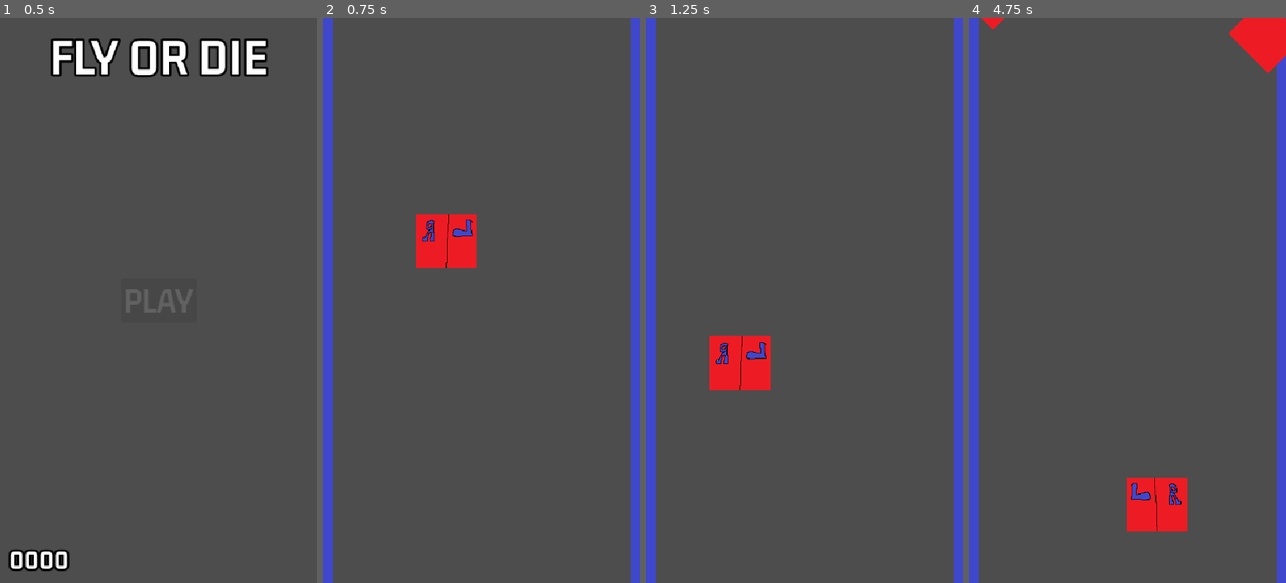
Above: before the commit, frames 1-4 (left to right).
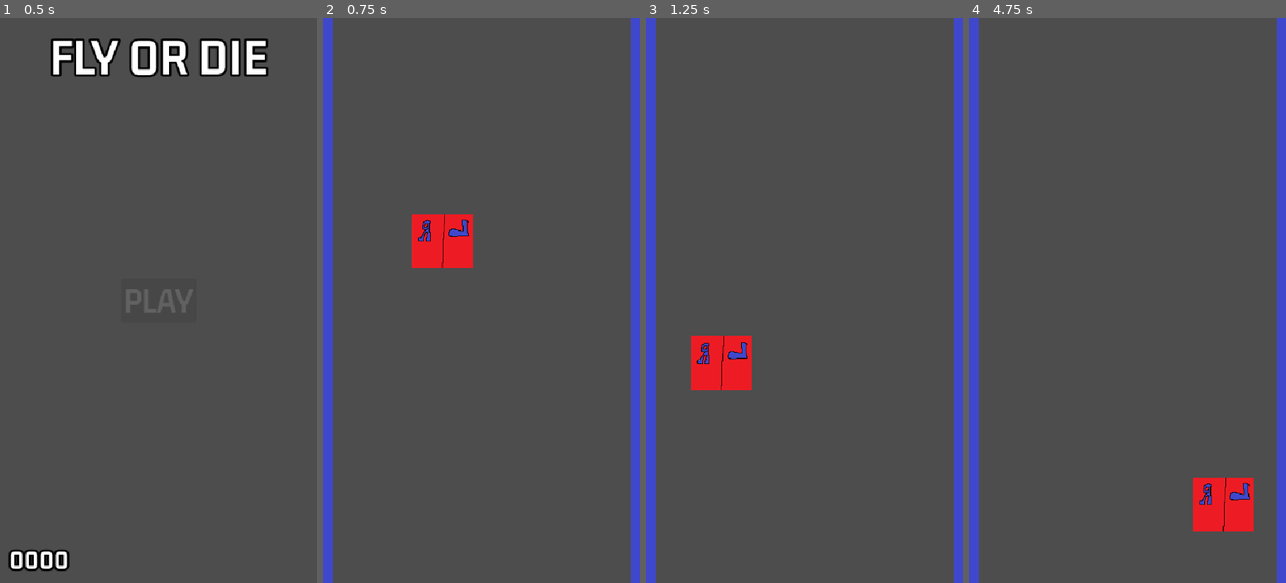
Above: after the commit, the same moments.

Repository: atknony/fly_or_die
Game: Godot game, scene res://Scenes/main_menu.tscn
The game is run twice, just before and just after one commit, with the same random seed, the same clock (stepped at 60 frames per second) and the same inputs.
Inputs (mouse positions are in pixels of both pictures, inside the frame that each line leads up to):
- Up to frame 1 (0.5 s): no input
- Up to frame 2 (0.75 s): click "PLAY" at 0.5 s
- Up to frame 3 (1.25 s): no input
- Up to frame 4 (4.75 s): move the mouse to (1197, 272) at 1.27 s; click (1197, 272) at 1.52 s; move the mouse to (1064, 328) at 2.02 s; click (1064, 328) at 2.27 s; move the mouse to (1159, 176) at 2.77 s; move the mouse to (1111, 413) at 3.52 s; click (1111, 413) at 3.77 s; move the mouse to (1222, 385) at 4.27 s; click (1222, 385) at 4.52 s

Frame 1 is identical in both runs. In frame 2, 0.6% of the frame differs, in the area x 28-49%, y 34-45%; in frame 3, 1.4%; in frame 4, 4.9%, in the area x 4-100%, y 0-91%.

Commit message:
BALANS LAZIM

Diff:
--- a/Scenes/game.tscn
+++ b/Scenes/game.tscn
@@ -43,13 +43,13 @@
 [node name="Spawner" type="Node" parent="."]
 
 [node name="leftupper" type="Marker2D" parent="Spawner"]
-position = Vector2(0, -160)
+position = Vector2(16, -160)
 
 [node name="leftlower" type="Marker2D" parent="Spawner"]
-position = Vector2(0, -40)
+position = Vector2(16, -40)
 
-[node name="Spawntimer" type="Timer" parent="Spawner"]
-wait_time = 3.0
+[node name="SpawnerTimer" type="Timer" parent="Spawner"]
+wait_time = 4.5
 autostart = true
 
 [node name="spike_holder" type="Node" parent="Spawner"]
@@ -66,4 +66,4 @@
 shape = SubResource("WorldBoundaryShape2D_3dryh")
 
 [connection signal="body_entered" from="walls" to="." method="_on_player_bumped_walls"]
-[connection signal="timeout" from="Spawner/Spawntimer" to="." method="_on_spawntimer_timeout"]
+[connection signal="timeout" from="Spawner/SpawnerTimer" to="." method="_on_spawntimer_timeout"]
--- a/Scripts/game.gd
+++ b/Scripts/game.gd
@@ -1,7 +1,15 @@
 extends Node2D
 
 const SPIKE = preload("res://Scenes/spike.tscn")
+const SPIKE_HEIGHT = 50
 
+var new_wait_time
+var spike_speed = 80
+var counter = 0
+
+@onready var min_time = 1.0
+@onready var max_time = 2.0
+@onready var spawner_timer: Timer = $Spawner/SpawnerTimer
 @onready var player: CharacterBody2D = $Player
 @onready var leftupper: Marker2D = $Spawner/leftupper
 @onready var leftlower: Marker2D = $Spawner/leftlower
@@ -13,16 +21,19 @@
 
 func spawn_spike() -> void:
 	var new_spike = SPIKE.instantiate()
-	var y_position: float = randf_range(leftupper.position.y,leftlower.position.y)
-	new_spike.position = Vector2(506,y_position)
+	if (counter % 2) == 0:
+		new_spike.position = Vector2(524,-50)
+	else:
+		new_spike.position = Vector2(16,-50)
 	spike_holder.add_child(new_spike)
-	y_position = randf_range(leftupper.position.y,leftlower.position.y)
-	new_spike = SPIKE.instantiate()
-	new_spike.position = Vector2(37,y_position)
-	spike_holder.add_child(new_spike)
-
-
-
+	counter += 1
+	spike_speed += 10
+	for spike in spike_holder.get_children():
+		spike.SPEED = spike_speed
 
 func _on_spawntimer_timeout() -> void:
+	min_time = (SPIKE_HEIGHT + 100)/spike_speed
+	max_time = ((SPIKE_HEIGHT + 100)/spike_speed) + 1
+	new_wait_time = randf_range(min_time,max_time)
 	spawn_spike()
+	spawner_timer.wait_time = new_wait_time
--- a/Scripts/player.gd
+++ b/Scripts/player.gd
@@ -1,12 +1,14 @@
 extends CharacterBody2D
 
 var gravity: float = ProjectSettings.get("physics/2d/default_gravity")
-const speed = 100
+var hold_time := 0.0
+
+const speed = 150
 const JUMP_FORCE = -350
 const HOLD_FORCE = -700
 const HOLD_LIMIT  := 0.5
 
-var hold_time := 0.0
+
 
 func _ready() -> void:
 	velocity.x = speed
--- a/Scripts/spike.gd
+++ b/Scripts/spike.gd
@@ -1,7 +1,6 @@
 extends Area2D
 
 var SPEED: float = 80
-const ACCELERATION: float = 50.0
 const OFF_SCREEN: float = 1000.0
 
 func _process(delta: float) -> void:
